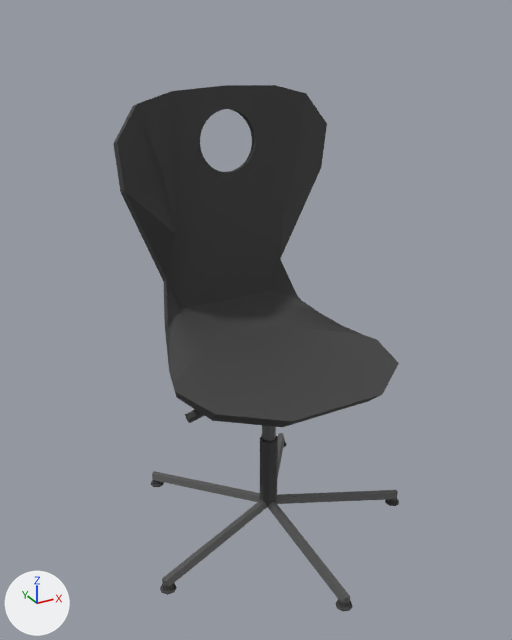
The FBX model Assets/3D Models/Chair.fbx: old version first, new version second.
Rendered twice from a 50 mm camera at (-1.51, -2.31, 2.28) aimed at (-0.2, 0.07, 1.09). Lighting does not change. The marker at lower left points along +X, +Y and +Z. Where no turn or scale is listed for an object, it has been applied to the vertices. Vertices at the same position are counted once.
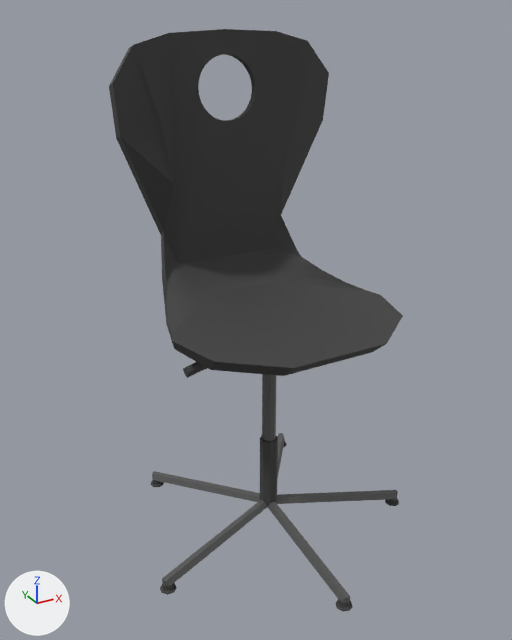
What the commit changed:
me_circle_001 has 144 vertices, 95 faces and spans x -0.498..0.496, y -0.737..0.253, z -0.113..1.074.
me_circle_001 is used by ob_circle; location (-0.116, 0.309, 0.91).
me_circle_001 part 1: the whole mesh is moved by (0.0, 0.0, 0.218).
me_circle_002 has 392 vertices, 285 faces and spans x -0.636..0.636, y -0.881..0.335, z -0.892..-0.116.
me_circle_002 is used by ob_circle_001; location (-0.116, 0.309, 0.91).
me_circle_002 part 2: the loose piece of 16 vertices spanning x -0.402..-0.268, y -0.232..-0.192, z -0.238..-0.169 is moved by (0.0, 0.0, 0.218).

Boxes [x1, y1, x2, y2] around the edits, measured in the pictures (512 x 640 px; the box of a moved part takes in the faces that stretch with it):
'Circle', mesh moved
    before: [113, 85, 399, 427]
    after: [109, 29, 403, 376]
'Circle.001', reshaped (24% taller)
    before: [151, 410, 399, 611]
    after: [151, 362, 399, 611]
part 2 of me_circle_002, moved or reshaped
    before: [185, 410, 205, 423]
    after: [183, 362, 207, 378]
